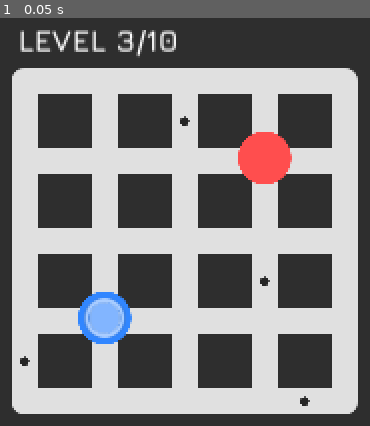
Above: before the commit, frame 1.
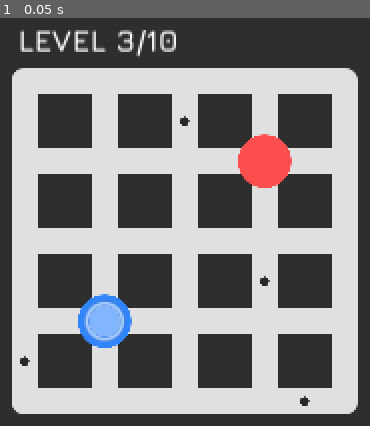
Above: after the commit, the same moment.

Repository: mbrlabs/nebula-m09
Game: Godot game, scene res://Levels/Level_3.tscn
Two runs of this game, one before a commit and one after it. Both use one fixed random seed, a clock stepped at 60 frames per second and the inputs below. This scene is started directly instead of the project's main scene.
Inputs:
- Up to frame 1 (0.05 s): no input

The runs differ from the first frame. In frame 1, 0.9% of the frame differs, in the area x 21-79%, y 27-81%.

Commit message:
Level design fixes

Diff:
--- a/game/Levels/Level_3.tscn
+++ b/game/Levels/Level_3.tscn
@@ -38,10 +38,10 @@
 position = Vector2( 912, 480 )
 
 [node name="Player" parent="TileMap" instance=ExtResource( 2 )]
-position = Vector2( 112, 204 )
+position = Vector2( 112, 208 )
 
 [node name="PlayerMirrored" parent="TileMap" instance=ExtResource( 2 )]
-position = Vector2( 304, 12 )
+position = Vector2( 304, 16 )
 mirrored = true
 
 [node name="Level" type="Label" parent="."]
--- a/game/Levels/Level_4.tscn
+++ b/game/Levels/Level_4.tscn
@@ -38,10 +38,10 @@
 position = Vector2( 960, 432 )
 
 [node name="Player" parent="TileMap" instance=ExtResource( 2 )]
-position = Vector2( 112, 204 )
+position = Vector2( 112, 208 )
 
 [node name="PlayerMirrored" parent="TileMap" instance=ExtResource( 2 )]
-position = Vector2( 304, 12 )
+position = Vector2( 304, 16 )
 mirrored = true
 
 [node name="Level" type="Label" parent="."]
